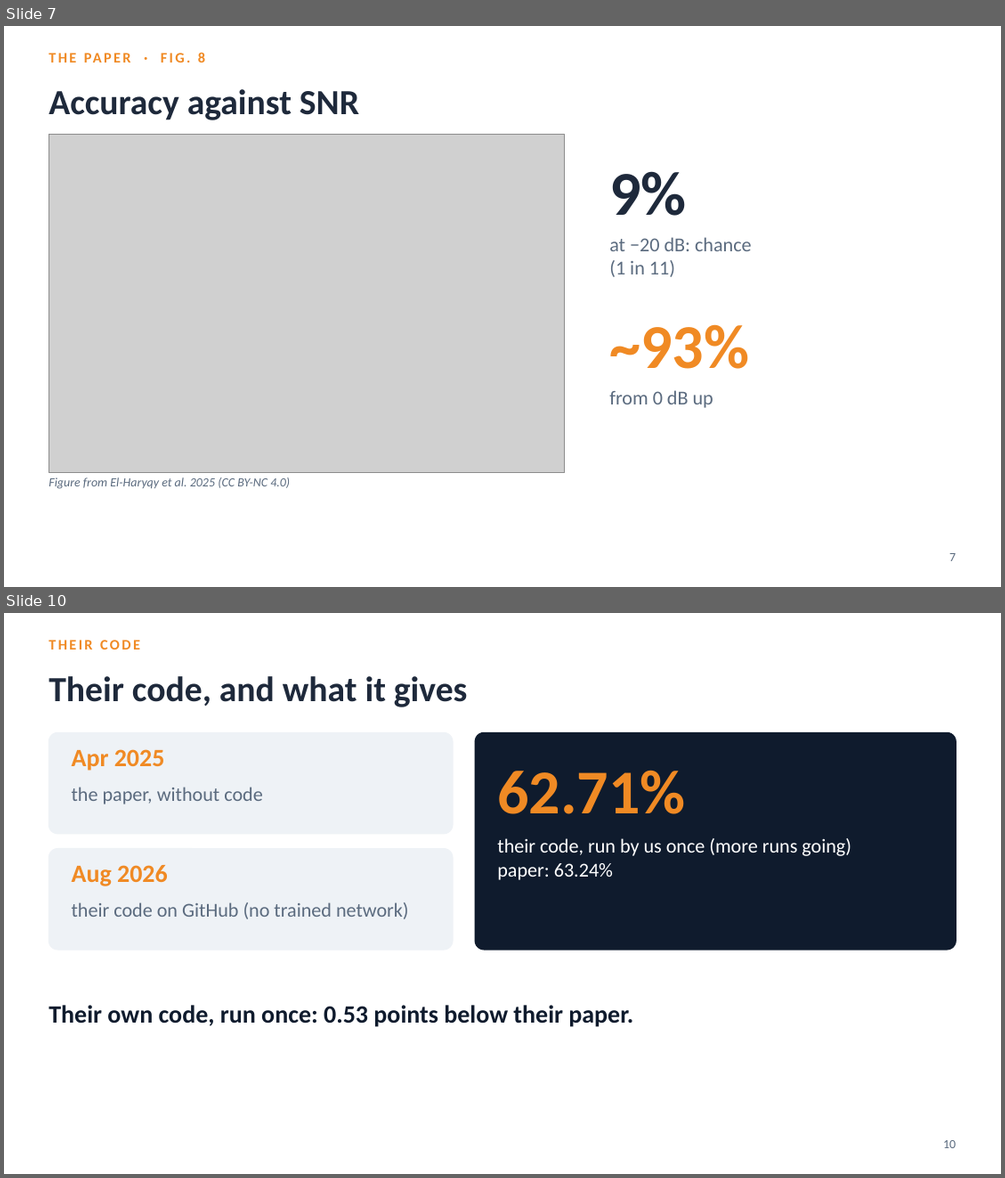
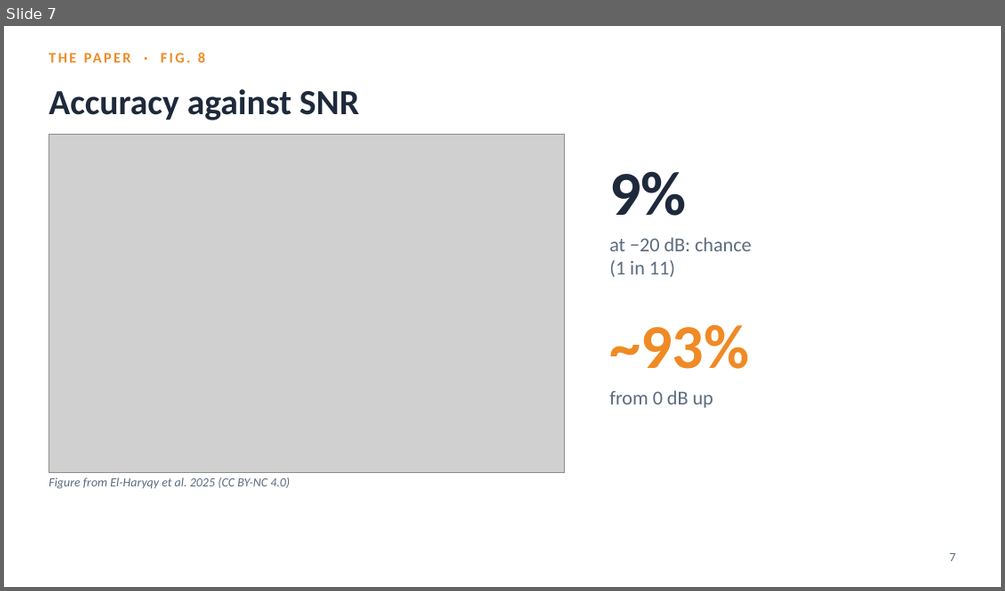
Before and after one commit to YusufBilo78/amc, a slide deck: deck/moshe_paper_icrnna.pptx. Shown one above the other, each under a label of ours: slides 7 and 10 before the commit, slide 7 after it; the slides between them are not shown. The pictures are 1005x1178 and 1005x591 pixels, drawn with LibreOffice and Linux fonts; fonts in the diff are those of the drawing; grey boxes stand for pictures. Boxes give left, top, right and bottom in pixels: in the first picture for what was removed or moved away, otherwise in the second. Text is boxed around its words. In the diff, an @@ line names an element or a change of style, - is before the commit and + after.

```diff
--- a/deck/moshe_paper_icrnna.pptx
+++ b/deck/moshe_paper_icrnna.pptx
@@ slide 10 removed at (x1=4, y1=613, x2=1001, y2=1174), background #FFFFFF @@
@@ text removed at (x1=48, y1=640, x2=140, y2=649) @@
-THEIR CODE
@@ text removed at (x1=48, y1=676, x2=468, y2=707) @@
-Their code, and what it gives
@@ rounded rectangle removed at (x1=48, y1=732, x2=453, y2=834) @@
@@ rounded rectangle removed at (x1=475, y1=732, x2=956, y2=949) @@
@@ text removed at (x1=72, y1=749, x2=165, y2=771) @@
-Apr 2025
@@ text removed at (x1=497, y1=770, x2=685, y2=814) @@
-62.71%
@@ text removed at (x1=72, y1=787, x2=262, y2=804) @@
-the paper, without code
@@ rounded rectangle removed at (x1=48, y1=849, x2=453, y2=949) @@
@@ text removed at (x1=497, y1=838, x2=851, y2=880) @@
-their code, run by us once (more runs going)
-paper: 63.24%
@@ text removed at (x1=72, y1=865, x2=168, y2=886) @@
-Aug 2026
@@ text removed at (x1=72, y1=902, x2=409, y2=919) @@
-their code on GitHub (no trained network)
@@ text removed at (x1=48, y1=1005, x2=633, y2=1027) @@
-Their own code, run once: 0.53 points below their paper.
@@ text removed at (x1=943, y1=1140, x2=955, y2=1148) @@
-10
```
Also in this commit, not shown: 19 slides changed, 2 other slides removed, 13 other files.
